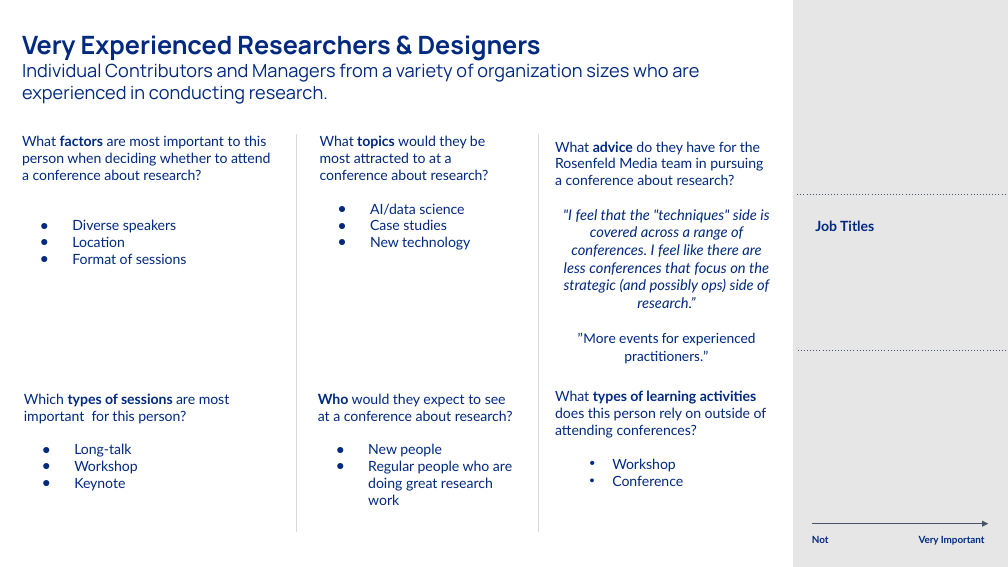
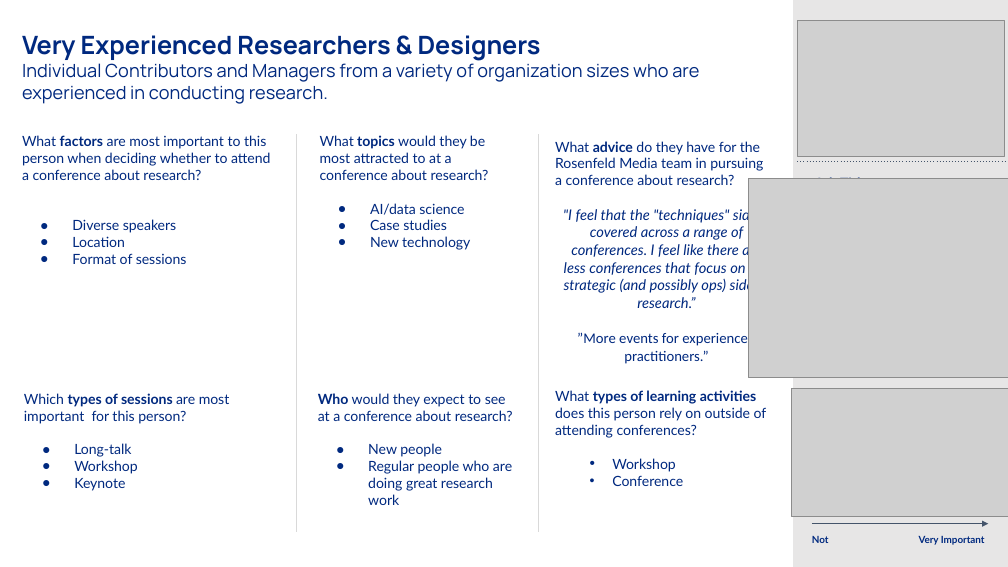
Before and after one commit to PersonaPredicta/Survey_Says..., a slide deck: slide 2 of established_personas.pptx. Drawn at 1008x567 pixels with LibreOffice and Linux fonts; fonts in the diff are those of the drawing; grey boxes stand for pictures. Boxes give left, top, right and bottom in pixels: in the first picture for what was removed or moved away, otherwise in the second. Text is boxed around its words. In the diff, an @@ line names an element or a change of style, - is before the commit and + after.

```diff
--- a/established_personas.pptx
+++ b/established_personas.pptx
@@ picture added at (798, 20, 1004, 157) @@
@@ picture added at (749, 178, 1008, 378) @@
@@ line moved from (798, 195) - (1006, 195) to (798, 162) - (1006, 162) @@
@@ rectangle "Job Titles": place and size @@
-rectangle "Job Titles" at (815, 220, 874, 231)
+rectangle "Job Titles" at (805, 157, 1004, 216)
@@ line removed from (798, 351) to (1007, 351) @@
@@ picture added at (792, 389, 1008, 517) @@
```
Also in this commit, not shown: 4 other slides changed.
